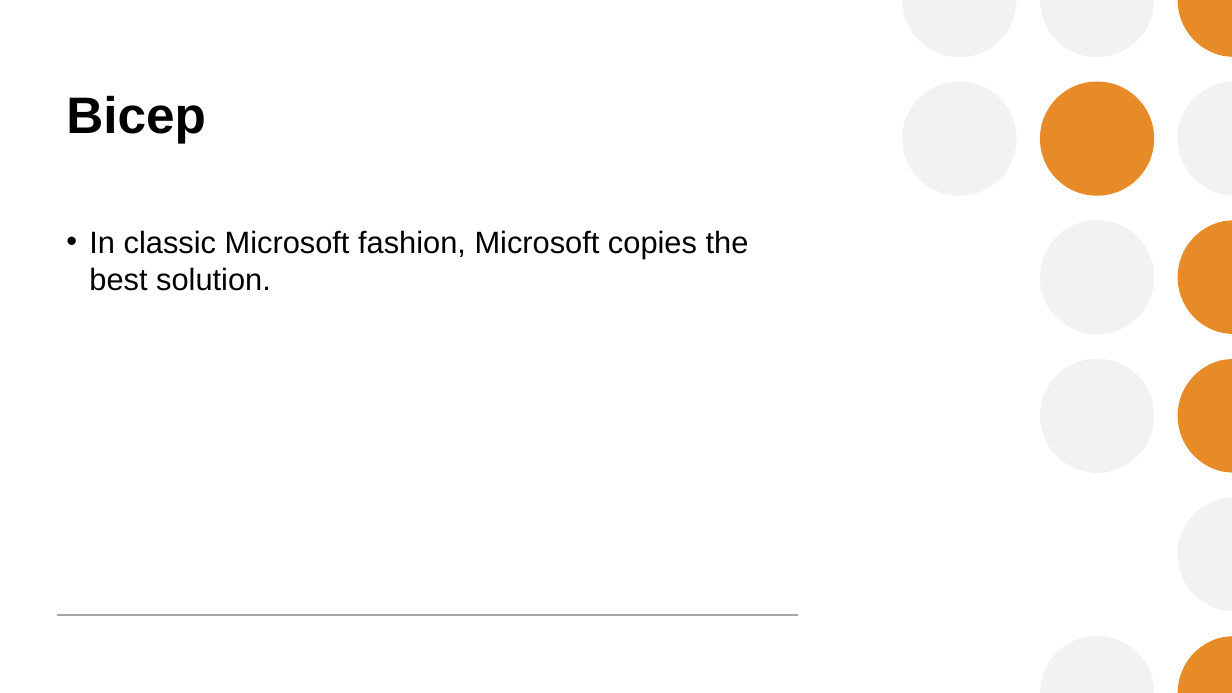
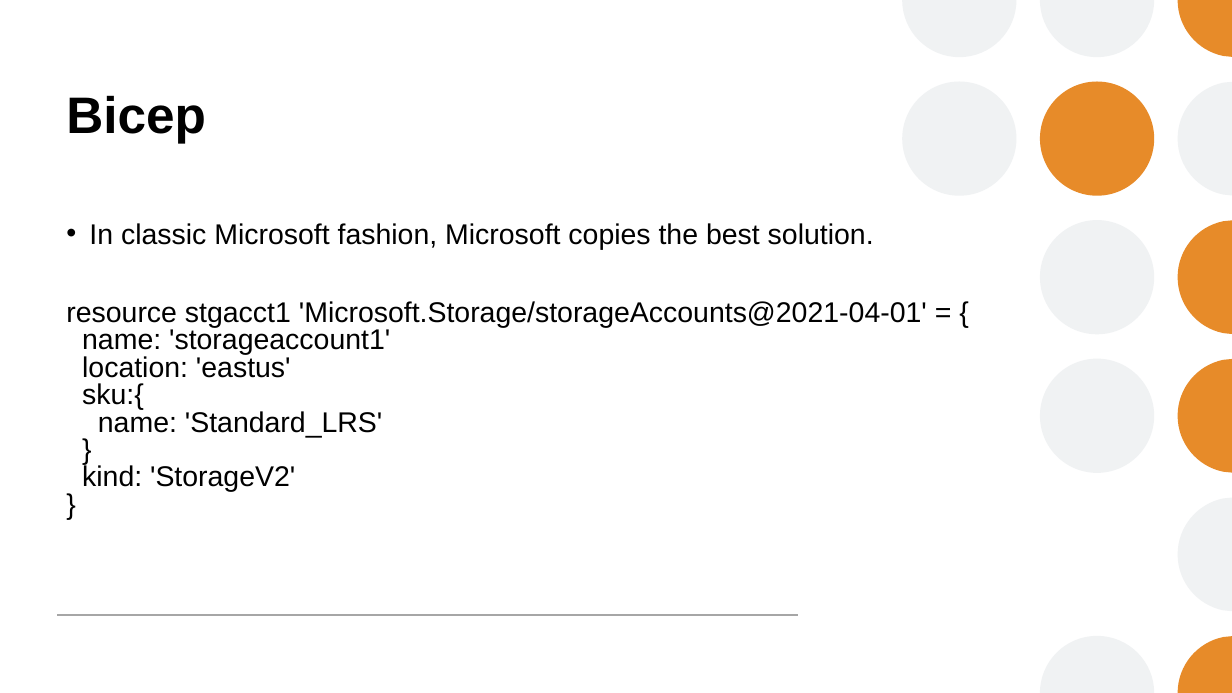
Before and after one commit to MattSheehanDev/codemash2022-bicep, a slide deck: slide 5 of presentation.pptx. Drawn at 1232x693 pixels with LibreOffice and Linux fonts; fonts in the diff are those of the drawing. Boxes give left, top, right and bottom in pixels: in the first picture for what was removed or moved away, otherwise in the second. Text is boxed around its words. In the diff, an @@ line names an element or a change of style, - is before the commit and + after.

```diff
--- a/presentation.pptx
+++ b/presentation.pptx
@@ text at box(89, 223, 874, 250): size 24 to 22.2 pt in "In classic Microsoft fashion, Microsoft copies the ..."; line spacing 1 to 0.8 @@
@@ text at box(66, 301, 927, 492): paragraph added @@
+resource stgacct1 'Microsoft.Storage/storageAccounts@2021-04-01' = {
+name: 'storageaccount1'
+location: 'eastus'
+sku:{
+name: 'Standard_LRS'
+}
+kind: 'StorageV2'
+}
```
Also in this commit, not shown: 2 other files.
